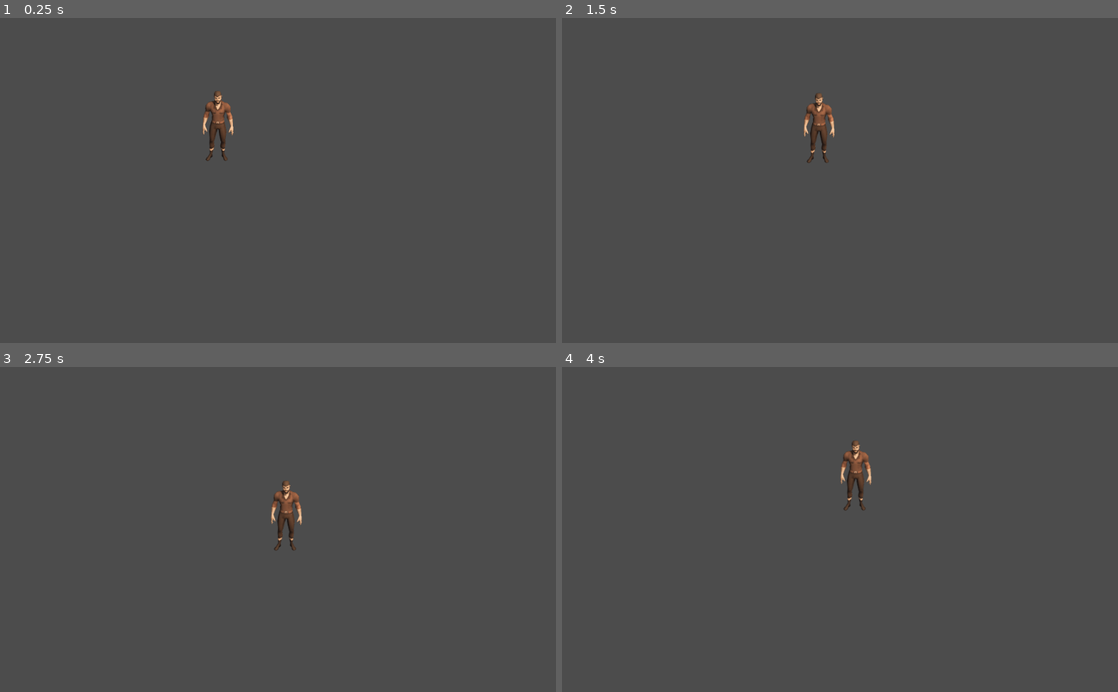
Above: before the commit, frames 1-4 (two rows, left to right).
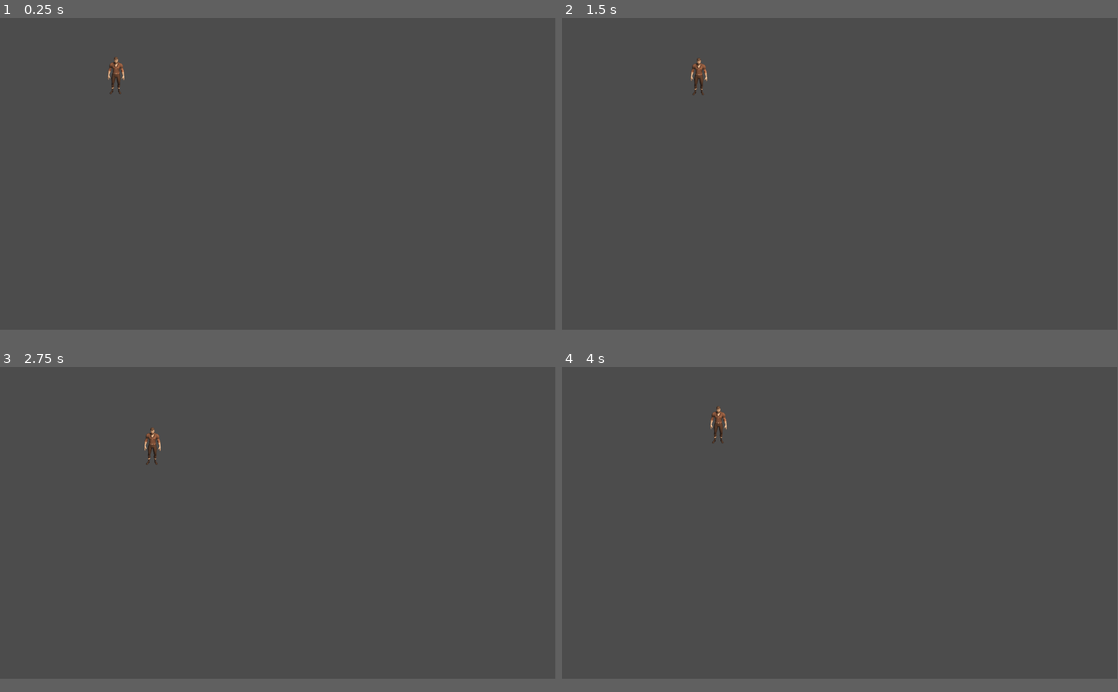
Above: after the commit, the same moments.

Repository: Fullmoon-Cyberworks/worldsedge
Game: Godot game, scene res://Assets/World/Scene.tscn
Two runs of this game, one before a commit and one after it. Both use one fixed random seed, a clock stepped at 60 frames per second and the inputs below.
Inputs:
- Up to frame 1 (0.25 s): no input
- Up to frame 2 (1.5 s): tap Enter at 0.5 s; hold Right (ui_right) 0.53-1.28 s; hold Down (ui_down) from 1.28 s (still down)
- Up to frame 3 (2.75 s): release Down (ui_down) at 2.03 s; hold Right (ui_right) from 2.03 s (still down)
- Up to frame 4 (4 s): release Right (ui_right) at 2.78 s; hold Up (ui_up) 2.78-3.53 s; hold Left (ui_left) from 3.53 s (still down)
In our replay, the window is 800x468 before the commit and 799x449 after it. These sizes can differ from the game's own. Grey fills any space a smaller window leaves; there, only what the larger window draws over its background counts as a difference.

The runs differ from the first frame. In frame 1, 0.7% of the frame differs, in the area x 19-42%, y 11-45%; in frame 2, 0.7%, in the area x 23-49%, y 12-45%; in frame 3, 0.7%; in frame 4, 0.7%.

Commit message:
Added some basic Menus and UI/UX elements (Main Menu, Pause Menu) All art is temp

Diff:
--- /dev/null
+++ b/Assets/Scenes/MainMenu.tscn
@@ -0,0 +1,80 @@
+[gd_scene load_steps=7 format=2]
+
+[ext_resource path="res://Assets/Art/Version.png" type="Texture" id=1]
+[ext_resource path="res://Assets/Art/Studio.png" type="Texture" id=2]
+[ext_resource path="res://Assets/Art/Continue.png" type="Texture" id=3]
+[ext_resource path="res://Assets/Art/Logo-WE.png" type="Texture" id=4]
+[ext_resource path="res://Assets/Art/NewGame.png" type="Texture" id=5]
+[ext_resource path="res://Assets/Art/Options.png" type="Texture" id=6]
+
+[node name="MainMenu" type="MarginContainer"]
+anchor_right = 1.0
+anchor_bottom = 1.0
+custom_constants/margin_right = 120
+custom_constants/margin_top = 80
+custom_constants/margin_left = 120
+custom_constants/margin_bottom = 80
+__meta__ = {
+"_edit_use_anchors_": false
+}
+
+[node name="HBoxContainer" type="HBoxContainer" parent="."]
+margin_left = 120.0
+margin_top = 80.0
+margin_right = 1800.0
+margin_bottom = 1000.0
+custom_constants/separation = 30
+
+[node name="VBoxContainer" type="VBoxContainer" parent="HBoxContainer"]
+margin_right = 700.0
+margin_bottom = 920.0
+
+[node name="MenuOptions" type="VBoxContainer" parent="HBoxContainer/VBoxContainer"]
+margin_right = 700.0
+margin_bottom = 742.0
+size_flags_vertical = 3
+custom_constants/separation = 30
+alignment = 1
+
+[node name="Continue" type="TextureRect" parent="HBoxContainer/VBoxContainer/MenuOptions"]
+margin_top = 206.0
+margin_right = 700.0
+margin_bottom = 296.0
+texture = ExtResource( 3 )
+__meta__ = {
+"_edit_use_anchors_": false
+}
+
+[node name="NewGame" type="TextureRect" parent="HBoxContainer/VBoxContainer/MenuOptions"]
+margin_top = 326.0
+margin_right = 700.0
+margin_bottom = 416.0
+texture = ExtResource( 5 )
+
+[node name="Options" type="TextureRect" parent="HBoxContainer/VBoxContainer/MenuOptions"]
+margin_top = 446.0
+margin_right = 700.0
+margin_bottom = 536.0
+texture = ExtResource( 6 )
+
+[node name="Version" type="TextureRect" parent="HBoxContainer/VBoxContainer"]
+margin_top = 746.0
+margin_right = 700.0
+margin_bottom = 836.0
+rect_pivot_offset = Vector2( -20, 55 )
+texture = ExtResource( 1 )
+
+[node name="StudioLogo" type="TextureRect" parent="HBoxContainer/VBoxContainer"]
+margin_top = 840.0
+margin_right = 700.0
+margin_bottom = 920.0
+texture = ExtResource( 2 )
+
+[node name="Logo" type="TextureRect" parent="HBoxContainer"]
+margin_left = 730.0
+margin_right = 1680.0
+margin_bottom = 920.0
+size_flags_horizontal = 3
+size_flags_vertical = 3
+texture = ExtResource( 4 )
+expand = true
--- /dev/null
+++ b/Assets/Scenes/Pause Menu.tscn
@@ -0,0 +1,60 @@
+[gd_scene load_steps=6 format=2]
+
+[ext_resource path="res://Assets/Art/Paused.png" type="Texture" id=1]
+[ext_resource path="res://Assets/Art/Continue.png" type="Texture" id=2]
+[ext_resource path="res://Assets/Art/Quit.png" type="Texture" id=3]
+[ext_resource path="res://Assets/Art/Options.png" type="Texture" id=4]
+[ext_resource path="res://Assets/Art/Background.png" type="Texture" id=5]
+
+[node name="Pause Menu" type="MarginContainer"]
+anchor_right = 1.0
+anchor_bottom = 1.0
+__meta__ = {
+"_edit_use_anchors_": false
+}
+
+[node name="TextureRect" type="TextureRect" parent="."]
+margin_right = 1920.0
+margin_bottom = 1080.0
+size_flags_horizontal = 3
+size_flags_vertical = 3
+texture = ExtResource( 5 )
+expand = true
+stretch_mode = 1
+
+[node name="VBoxContainer" type="VBoxContainer" parent="."]
+margin_right = 1920.0
+margin_bottom = 1080.0
+
+[node name="Paused" type="TextureRect" parent="VBoxContainer"]
+margin_right = 1920.0
+margin_bottom = 90.0
+size_flags_vertical = 2
+texture = ExtResource( 1 )
+stretch_mode = 4
+
+[node name="OptionsMenu" type="VBoxContainer" parent="VBoxContainer"]
+margin_top = 790.0
+margin_right = 1920.0
+margin_bottom = 1080.0
+custom_constants/separation = 10
+
+[node name="Options" type="TextureRect" parent="VBoxContainer/OptionsMenu"]
+margin_right = 1920.0
+margin_bottom = 90.0
+texture = ExtResource( 4 )
+stretch_mode = 4
+
+[node name="Continue" type="TextureRect" parent="VBoxContainer/OptionsMenu"]
+margin_top = 100.0
+margin_right = 1920.0
+margin_bottom = 190.0
+texture = ExtResource( 2 )
+stretch_mode = 4
+
+[node name="Quit" type="TextureRect" parent="VBoxContainer/OptionsMenu"]
+margin_top = 200.0
+margin_right = 1920.0
+margin_bottom = 290.0
+texture = ExtResource( 3 )
+stretch_mode = 4
--- a/project.godot
+++ b/project.godot
@@ -19,6 +19,11 @@
 run/main_scene="res://Assets/World/Scene.tscn"
 config/icon="res://icon.png"
 
+[display]
+
+window/size/width=1920
+window/size/height=1080
+
 [rendering]
 
 environment/default_environment="res://default_env.tres"
Binary file added: Assets/Art/Background.png
Not shown, added: Assets/Art/Background.png.import
Binary file added: Assets/Art/Continue.png
Not shown, added: Assets/Art/Continue.png.import
Binary file added: Assets/Art/Logo-WE.png
Not shown, added: Assets/Art/Logo-WE.png.import
Binary file added: Assets/Art/NewGame.png
Not shown, added: Assets/Art/NewGame.png.import
Binary file added: Assets/Art/Options.png
Not shown, added: Assets/Art/Options.png.import
Binary file added: Assets/Art/Paused.png
Not shown, added: Assets/Art/Paused.png.import
(and 6 more such lines)
